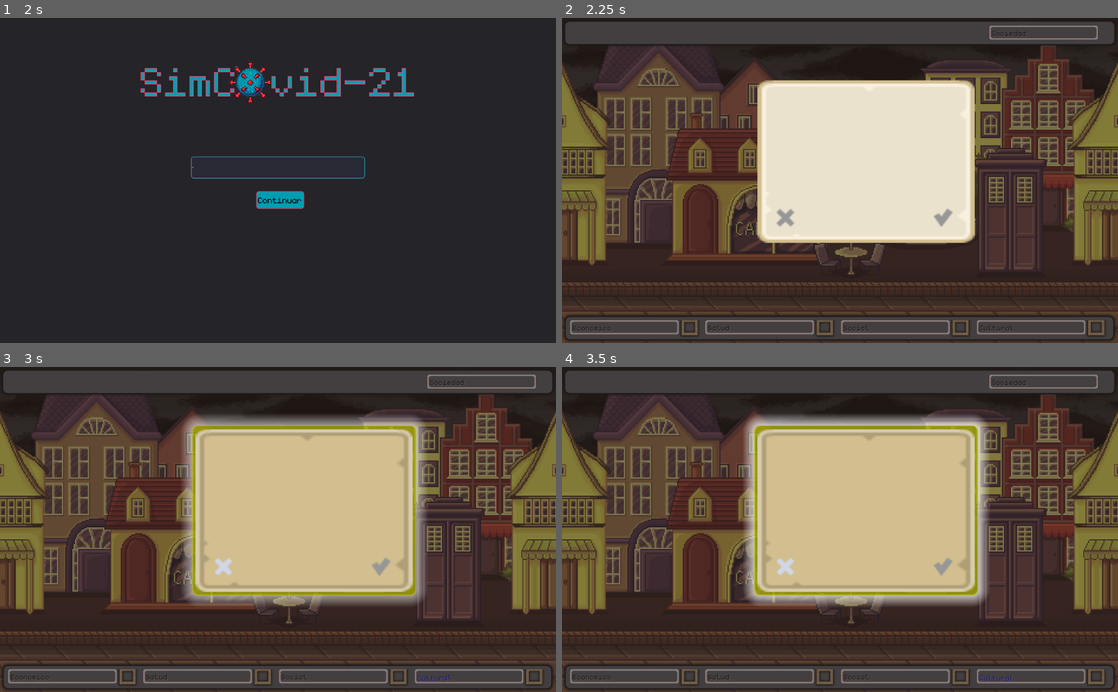
Above: before the commit, frames 1-4 (two rows, left to right).
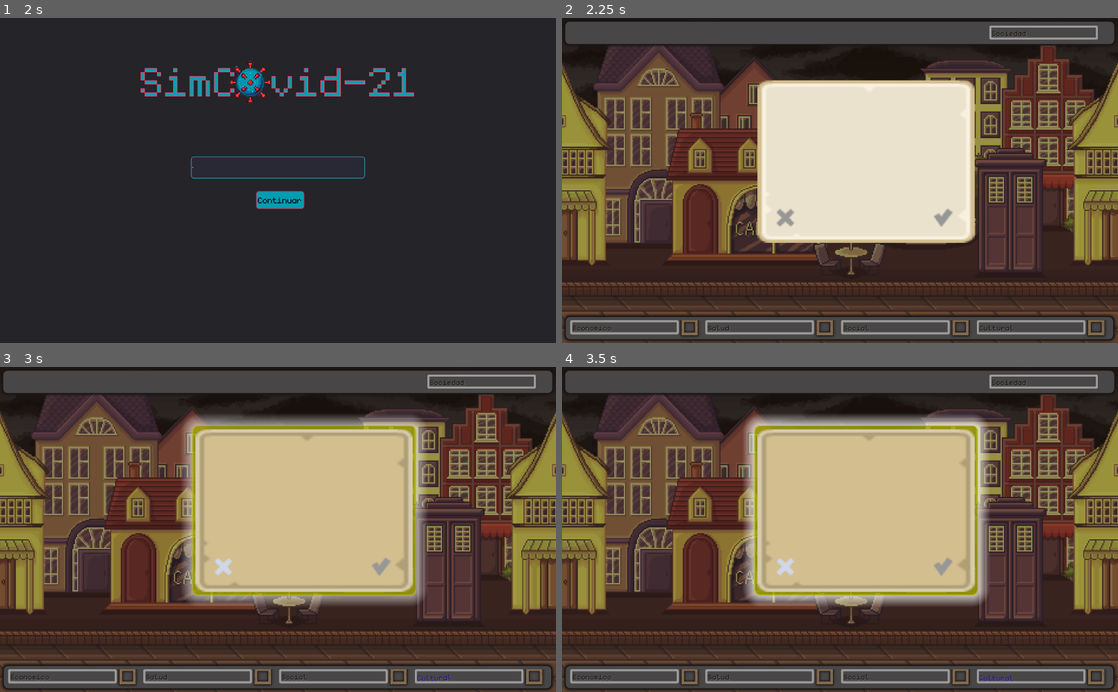
Above: after the commit, the same moments.

Repository: compumundohipermegaredUNQ/SimCovid-21
Game: Godot game, scene res://Main.tscn
The game is run twice, just before and just after one commit, with the same random seed, the same clock (stepped at 60 frames per second) and the same inputs. Video files are missing from this copy of the repository; at most half a second of black plays in their place.
Inputs (mouse positions are in pixels of both pictures, inside the frame that each line leads up to):
- Up to frame 1 (2 s): click "Comenzar" at 0.5 s; click (278, 167) at 1.27 s; type "12" at 1.35 s
- Up to frame 2 (2.25 s): click "Continuar" at 2 s
- Up to frame 3 (3 s): click (222, 565) at 2.75 s
- Up to frame 4 (3.5 s): no input

Frame 1 is identical in both runs. In frame 2, 2.2% of the frame differs, in the area x 0-100%, y 2-98%; in frame 3, 2.2%; in frame 4, 2.2%.

Commit message:
Agrego colores a las barras * La animacion está comentada

Diff:
--- a/Main.tscn
+++ b/Main.tscn
@@ -478,7 +478,6 @@
 [node name="FadeAnimation" type="AnimationPlayer" parent="Fade"]
 anims/fade_in = SubResource( 13 )
 anims/fade_out = SubResource( 14 )
-
 [connection signal="pressed" from="MenuBackground/ButtonsContainer/Start" to="MenuBackground" method="_on_Start_pressed"]
 [connection signal="pressed" from="MenuBackground/ButtonsContainer/Help" to="MenuBackground" method="_on_Help_pressed"]
 [connection signal="pressed" from="MenuBackground/HelpContainer/Back" to="MenuBackground" method="_on_Back_pressed"]
--- a/src/Bar/HealthBar.gd
+++ b/src/Bar/HealthBar.gd
@@ -11,14 +11,22 @@
 var positive = preload("res://assets/Bar/checkbox2_example.png")
 var negative = preload("res://assets/Bar/checkbox3_example.png")
 
+const colors = {
+	"Economico": Color(1, 0.090196, 0.090196, 0.75),
+	"Salud": Color(0.30508, 0.886719, 0.040699, 0.75),
+	"Social": Color(0.040699, 0.391004, 0.886719, 0.75),
+	"Cultural": Color(0.860281, 0.886719, 0.040699, 0.75)
+}
+
 export (float) var multiplier = 0
 export (String) var label = ""
 export (float) var percentage = 1
 
-#onready var healthbar = $HealthBar
 onready var healthbar_textlabel = $HealthBarLabel
 onready var good_event_decider = GoodEventDecider
 onready var box = $TextureRect
+onready var bar_boder = $BarBorder
+onready var animation = $AnimationPlayer
 
 var global_clock
 var speed_multiplier
@@ -27,6 +35,7 @@
 var fase_attempt = true
 
 func initialize(timer:Timer, clock:Node2D, deck_multiplier, main_node):
+	bar_boder.modulate = colors[healthbar_textlabel.text]
 	good_event_decider.set_timer(timer)
 	speed_multiplier = 1
 	multiplier = deck_multiplier
@@ -112,12 +121,19 @@
 	else:
 		box.texture = positive
 
+func _play_animation():
+	animation.play("shine")
+
+func _stop_animation():
+	animation.stop()
 
 func change_textlabel():
+#	_play_animation()
 	healthbar_textlabel.clear()
 	healthbar_textlabel.append_bbcode("[wave amp=25 freq=10][color=blue]"+label+"[/color][/wave]")
 
 func update_state():
+#	_stop_animation()
 	healthbar_textlabel.set_text(label)
 
 func reset_remaining_attempts():
--- a/src/Bar/HealthBar.tscn
+++ b/src/Bar/HealthBar.tscn
@@ -9,12 +9,44 @@
 size = 20
 font_data = ExtResource( 2 )
 
+[sub_resource type="StyleBoxFlat" id=2]
+bg_color = Color( 1, 1, 1, 1 )
+draw_center = false
+border_width_left = 4
+border_width_top = 4
+border_width_right = 4
+border_width_bottom = 4
+border_color = Color( 1, 1, 1, 1 )
+corner_radius_top_left = 3
+corner_radius_top_right = 3
+corner_radius_bottom_right = 3
+corner_radius_bottom_left = 3
+shadow_color = Color( 1, 1, 1, 0 )
+shadow_size = 6
+
+[sub_resource type="Animation" id=3]
+resource_name = "shine"
+loop = true
+tracks/0/type = "value"
+tracks/0/path = NodePath("BarBorder:custom_styles/panel:shadow_color")
+tracks/0/interp = 1
+tracks/0/loop_wrap = true
+tracks/0/imported = false
+tracks/0/enabled = true
+tracks/0/keys = {
+"times": PoolRealArray( 0, 0.5, 1 ),
+"transitions": PoolRealArray( 1, 1, 1 ),
+"update": 0,
+"values": [ Color( 1, 1, 1, 0 ), Color( 1, 1, 1, 1 ), Color( 1, 1, 1, 0 ) ]
+}
+
 [node name="HealthBar" type="TextureProgress"]
 anchor_right = 1.0
 anchor_bottom = 1.0
-margin_left = 1.0
-margin_right = -2.0
-margin_bottom = -3.0
+margin_left = 2.58919
+margin_top = 3.17839
+margin_right = -0.410828
+margin_bottom = 0.178406
 rect_clip_content = true
 step = 0.001
 value = 50.0
@@ -50,3 +82,15 @@
 __meta__ = {
 "_edit_use_anchors_": false
 }
+
+[node name="BarBorder" type="Panel" parent="."]
+margin_left = 3.05176e-05
+margin_right = 200.0
+margin_bottom = 26.0
+custom_styles/panel = SubResource( 2 )
+__meta__ = {
+"_edit_use_anchors_": false
+}
+
+[node name="AnimationPlayer" type="AnimationPlayer" parent="."]
+anims/shine = SubResource( 3 )
--- a/src/Bar/HealthBarGroup.tscn
+++ b/src/Bar/HealthBarGroup.tscn
@@ -104,6 +104,7 @@
 anchor_right = 0.0
 anchor_bottom = 0.0
 margin_left = 0.0
+margin_top = 0.0
 margin_right = 246.0
 margin_bottom = 34.0
 size_flags_horizontal = 7
@@ -114,6 +115,7 @@
 anchor_right = 0.0
 anchor_bottom = 0.0
 margin_left = 249.0
+margin_top = 0.0
 margin_right = 496.0
 margin_bottom = 34.0
 size_flags_horizontal = 7
@@ -125,6 +127,7 @@
 anchor_right = 0.0
 anchor_bottom = 0.0
 margin_left = 499.0
+margin_top = 0.0
 margin_right = 746.0
 margin_bottom = 34.0
 size_flags_horizontal = 7
@@ -136,6 +139,7 @@
 anchor_right = 0.0
 anchor_bottom = 0.0
 margin_left = 749.0
+margin_top = 0.0
 margin_right = 996.0
 margin_bottom = 34.0
 size_flags_horizontal = 7
--- a/src/Card/CardBase.tscn
+++ b/src/Card/CardBase.tscn
@@ -11,7 +11,7 @@
 [ext_resource path="res://assets/Card/iconCross_grey.png" type="Texture" id=9]
 
 [sub_resource type="StyleBoxFlat" id=1]
-bg_color = Color( 0.188235, 0.160784, 0.160784, 0.580392 )
+bg_color = Color( 0.188235, 0.160784, 0.160784, 0.458824 )
 
 [sub_resource type="StyleBoxFlat" id=2]
 bg_color = Color( 1, 1, 1, 1 )
@@ -211,7 +211,6 @@
 __meta__ = {
 "_edit_use_anchors_": false
 }
-
 [connection signal="pressed" from="TextureRect/XButton" to="." method="_on_XButton_pressed"]
 [connection signal="ready" from="TextureRect/XButton" to="." method="_on_XButton_ready"]
 [connection signal="pressed" from="TextureRect/CheckButton" to="." method="_on_CheckButton_pressed"]
Not shown: 1 places in src/Bar/HealthBar.tscn that only renumber resources
